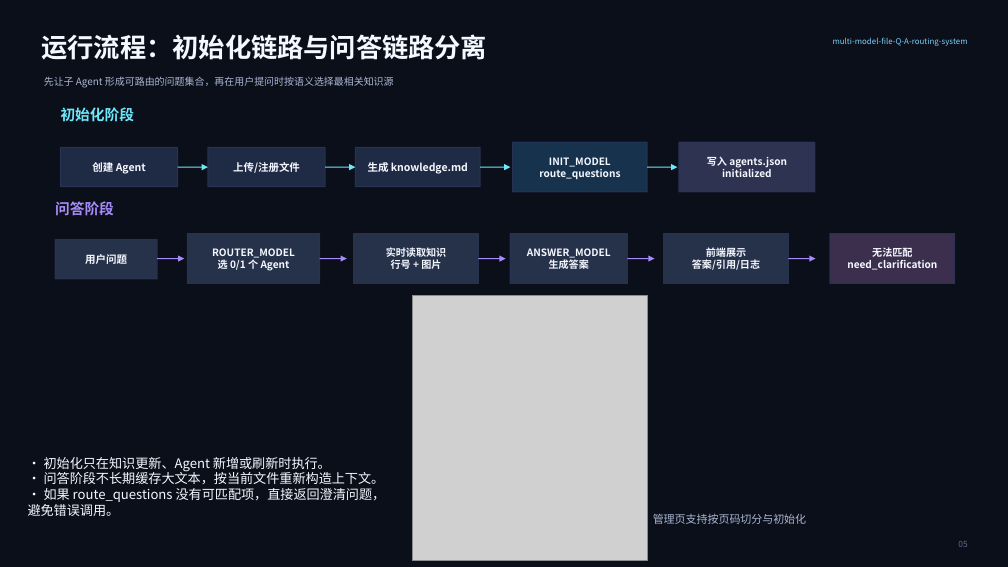
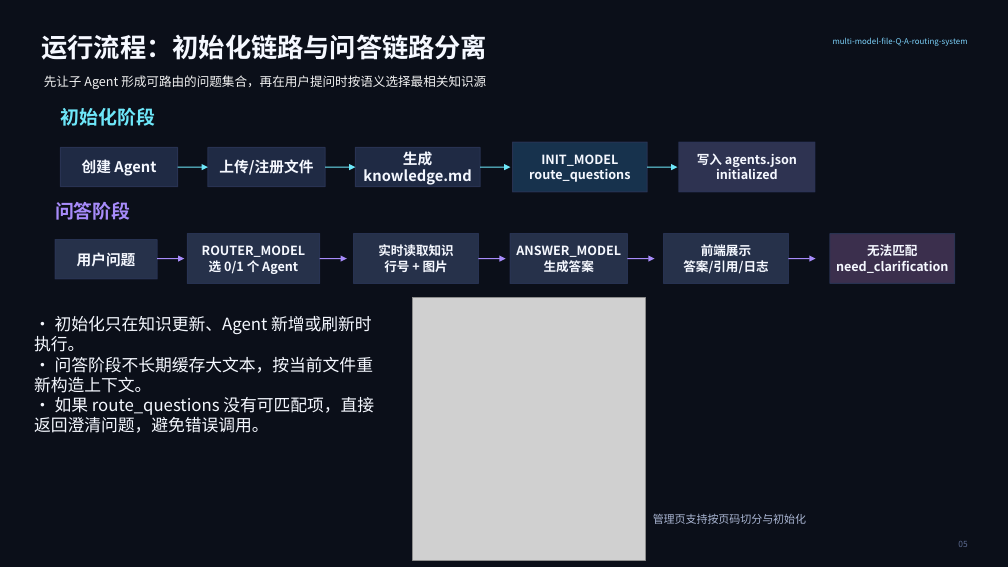
Before and after one commit to Annauae/multi-model-file-Q-A-routing-system, a slide deck: slide 5 of multi_model_file_qa_routing_system_intro (1).pptx. Drawn at 1008x567 pixels with LibreOffice and Linux fonts; fonts in the diff are those of the drawing; grey boxes stand for pictures. Boxes give left, top, right and bottom in pixels: in the first picture for what was removed or moved away, otherwise in the second. Text is boxed around its words. In the diff, an @@ line names an element or a change of style, - is before the commit and + after.

```diff
--- a/multi_model_file_qa_routing_system_intro (1).pptx
+++ b/multi_model_file_qa_routing_system_intro (1).pptx
@@ text "先让子 Agent 形成可路由的问题集合，再在用户提问时按语义选择最相关知识源" at [44,75,486,89]: size 9.5 to 12 pt, text colour #AAB6D3 to #F2F2F2 @@
@@ text "初始化阶段" at [61,108,156,126]: size 14 to 18 pt @@
@@ text "问答阶段" at [55,202,131,220]: size 14 to 18 pt @@
@@ size 9.6 to 12 pt in 7 elements at [513,142,647,192], [679,142,815,192], [188,234,320,284], [354,234,479,284], [510,234,628,284], [664,234,789,284], [830,234,955,284] @@
@@ size 10 to 14 pt in 4 elements at [60,147,178,187], [208,147,325,187], [355,147,480,187], [55,240,157,279] @@
@@ text "• 初始化只在知识更新、Agent 新增或刷新时执行。": place and size @@
-text "• 初始化只在知识更新、Agent 新增或刷新时执行。" at [28,457,386,516]
+text "• 初始化只在知识更新、Agent 新增或刷新时执行。" at [34,316,374,433]
@@ text "• 初始化只在知识更新、Agent 新增或刷新时执行。" at [34,316,374,433]: size 12.5 to 16 pt @@
```
Also in this commit, not shown: 16 other slides changed, 3 other files.
